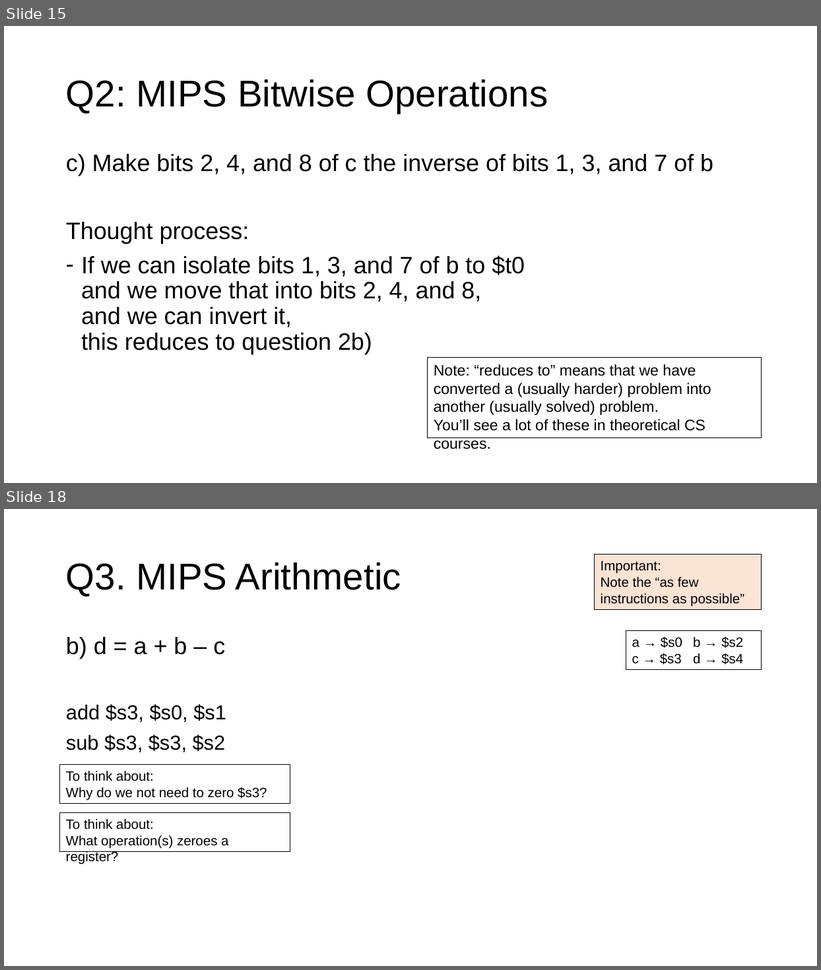
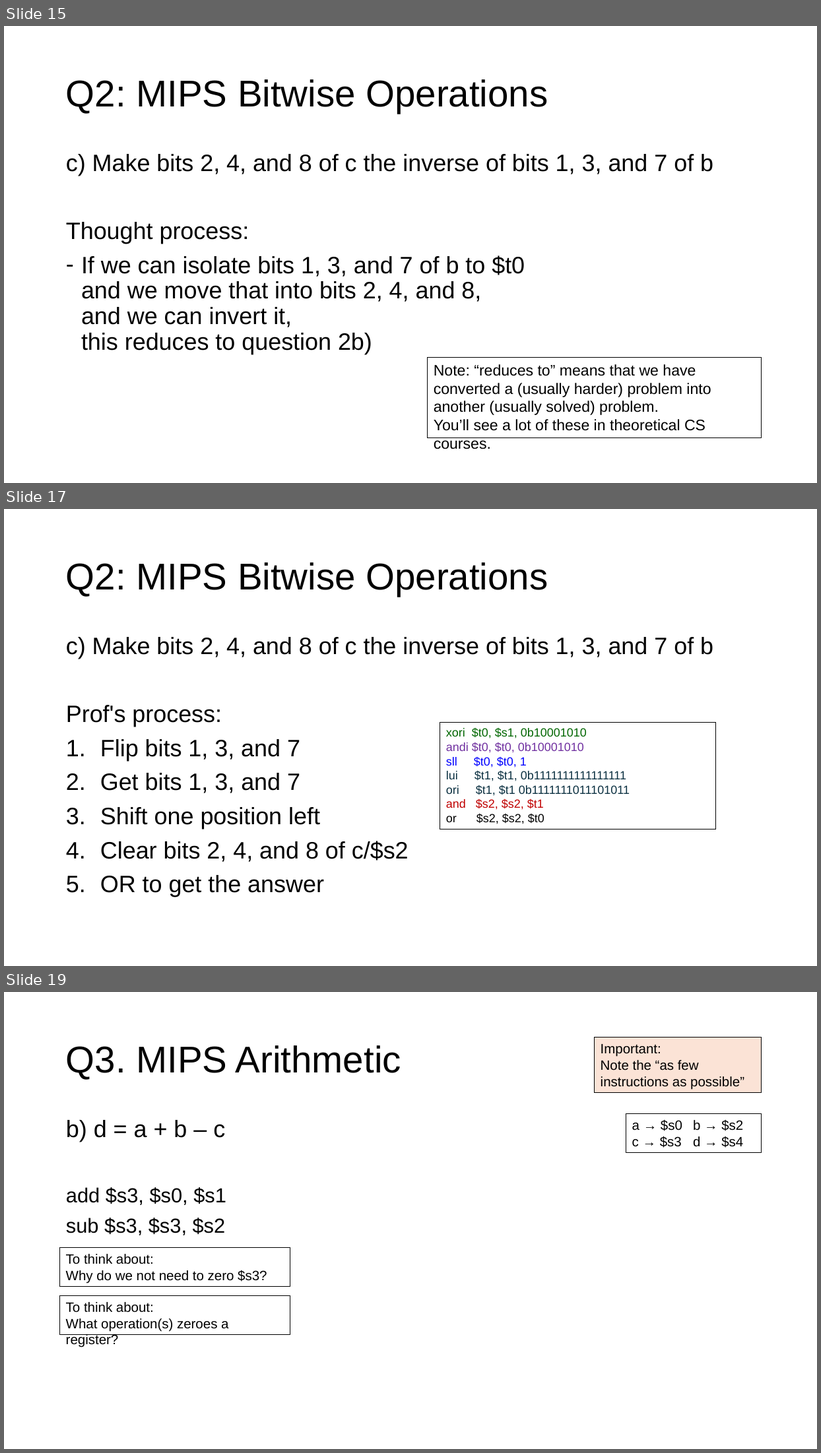
Before and after one commit to theodoreleebrant/TA-2425S1, a slide deck: CS2100/CS2100 Tutorial 2.pptx. Shown one above the other, each under a label of ours: slides 15 and 18 before the commit, slides 15, 17 and 19 after it; the slides between them are not shown. The pictures are 821x970 and 821x1453 pixels, drawn with LibreOffice and Linux fonts; fonts in the diff are those of the drawing. Boxes give left, top, right and bottom in pixels: in the first picture for what was removed or moved away, otherwise in the second. Text is boxed around its words. In the diff, an @@ line names an element or a change of style, - is before the commit and + after.

```diff
--- a/CS2100/CS2100 Tutorial 2.pptx
+++ b/CS2100/CS2100 Tutorial 2.pptx
@@ slide 17 added at box(4, 509, 817, 966), background #FFFFFF @@
@@ title added at box(66, 562, 548, 596), 44 pt, text #000000 @@
+Q2: MIPS Bitwise Operations
@@ text added at box(66, 637, 714, 897), 28 pt, text #000000 @@
+c) Make bits 2, 4, and 8 of c the inverse of bits 1, 3, and 7 of b
+Prof's process:
+1. Flip bits 1, 3, and 7
+2. Get bits 1, 3, and 7
+3. Shift one position left
+4. Clear bits 2, 4, and 8 of c/$s2
+5. OR to get the answer
@@ rectangle added at box(440, 722, 716, 829), outline #000000 0.75 pt, 14 pt, text #0B3041 @@
+xori $t0, $s1, 0b10001010
+andi $t0, $t0, 0b10001010
+sll $t0, $t0, 1
+lui $t1, $t1, 0b1111111111111111
+ori $t1, $t1 0b1111111011101011
+and $s2, $s2, $t1
+or $s2, $s2, $t0
@@ what was slide 18 is now slide 19 @@
```
Also in this commit, not shown: 10 slides changed, 1 other slide added.
